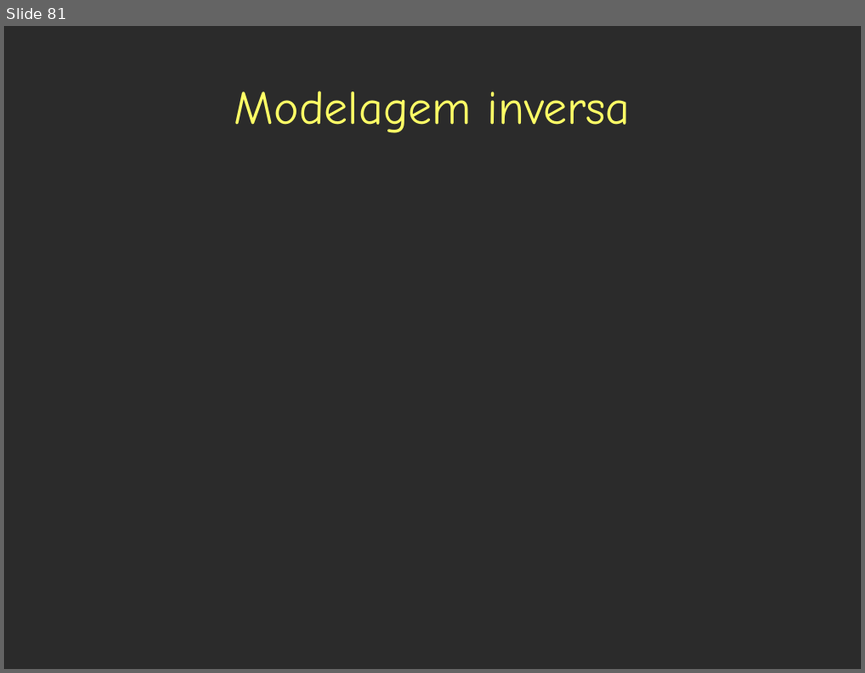
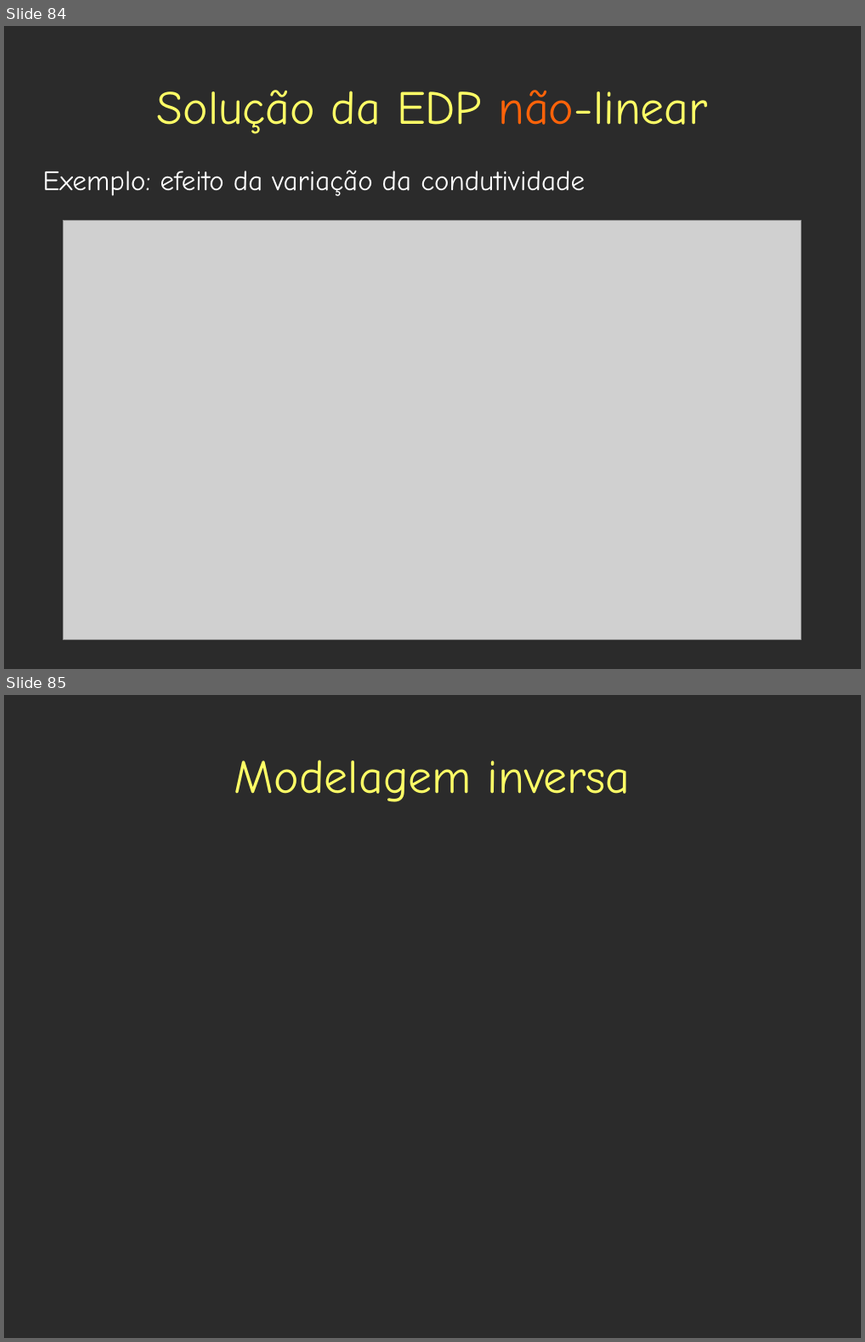
Before and after one commit to leouieda/geothermics, a slide deck: presentations/base_litosfera/estado_termico_lito_subcrustal.odp. Shown one above the other, each under a label of ours: slide 81 before the commit, slides 84 and 85 after it. The pictures are 865x673 and 865x1342 pixels, drawn with LibreOffice and Linux fonts; fonts in the diff are those of the drawing; grey boxes stand for pictures; background and template pictures are left out; a plain dark background stands for a picture behind light text. Boxes give left, top, right and bottom in pixels: in the first picture for what was removed or moved away, otherwise in the second. Text is boxed around its words. In the diff, an @@ line names an element or a change of style, - is before the commit and + after.

```diff
--- a/presentations/base_litosfera/estado_termico_lito_subcrustal.odp
+++ b/presentations/base_litosfera/estado_termico_lito_subcrustal.odp
@@ slide 84 added at [4,26,861,669], background picture (left out) @@
@@ title added at [157,90,708,134], 44 pt, text #FFFF66 @@
+Solução da EDP não-linear
@@ text added at [43,170,585,196], 26 pt, text #FFFFFF @@
+Exemplo: efeito da variação da condutividade
@@ picture added at [64,221,801,640] @@
@@ what was slide 81 is now slide 85 @@
```
Also in this commit, not shown: 3 slides changed, 24 other slides added, 23 other files.
